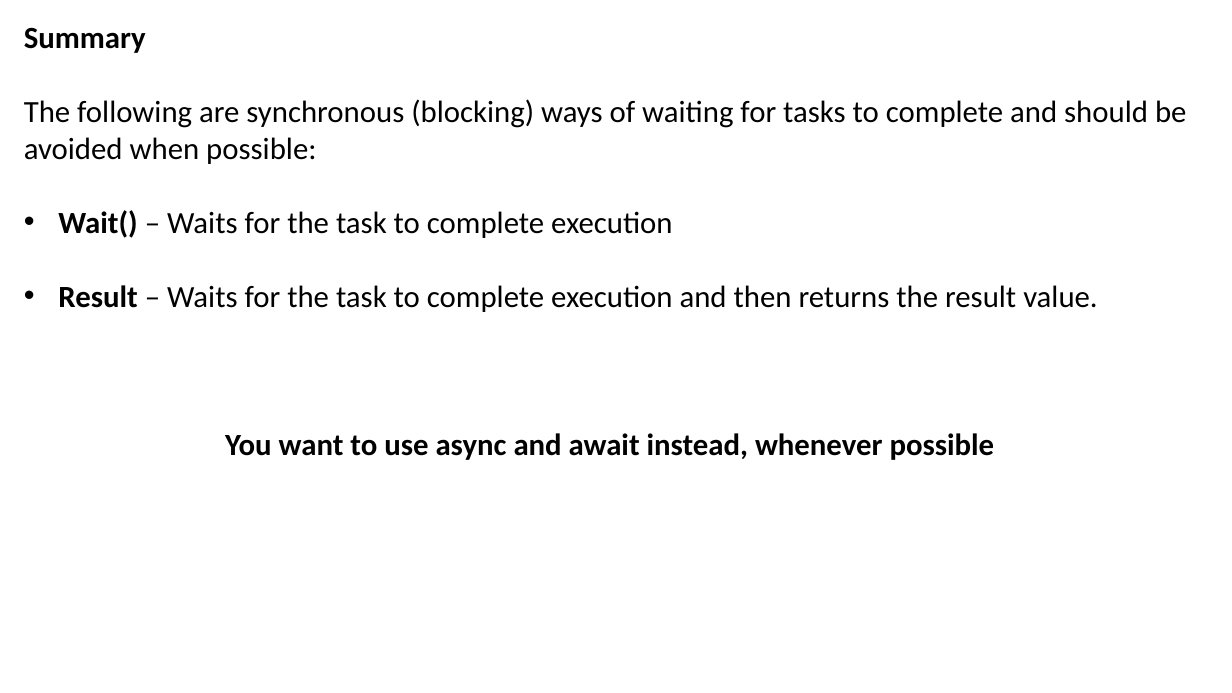
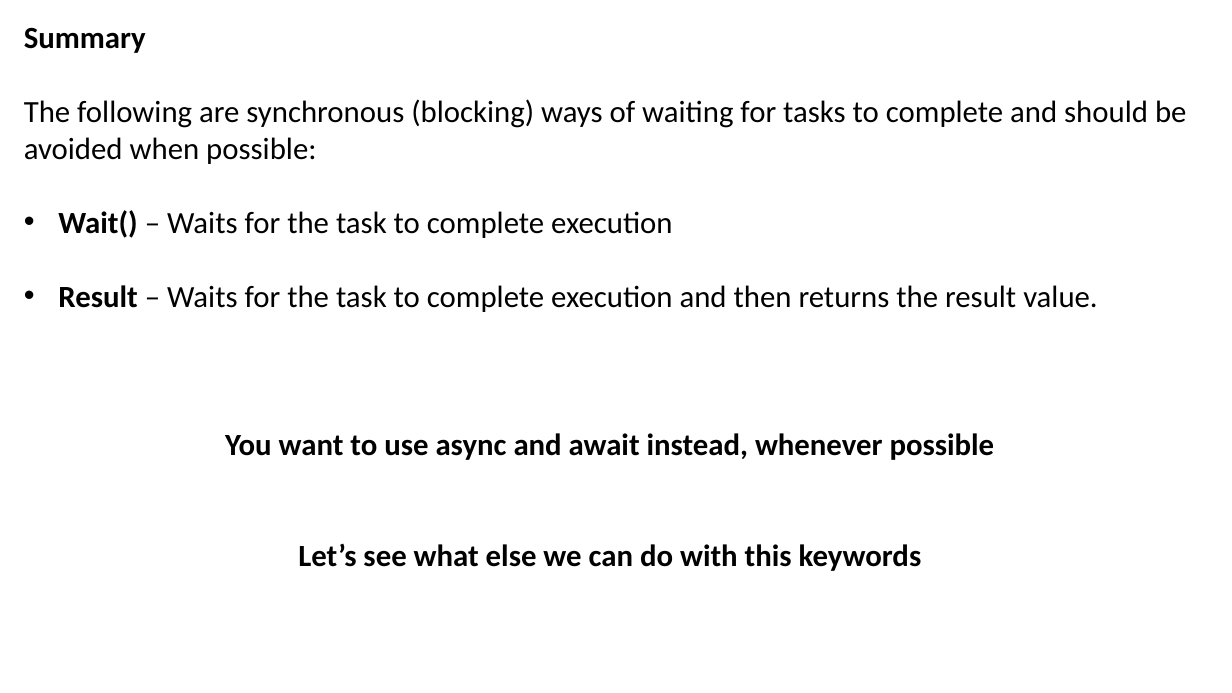
Before and after one commit to JoshKain/AsyncAwaitQuiz, a slide deck: slide 18 of Async and await presentation.pptx. Drawn at 1232x693 pixels with LibreOffice and Linux fonts; fonts in the diff are those of the drawing. Boxes give left, top, right and bottom in pixels: in the first picture for what was removed or moved away, otherwise in the second. Text is boxed around its words. In the diff, an @@ line names an element or a change of style, - is before the commit and + after.

Commit message:
Updated slides

```diff
--- a/Async and await presentation.pptx
+++ b/Async and await presentation.pptx
@@ text at (298, 543, 922, 571): paragraph added @@
+Let’s see what else we can do with this keywords
```
Also in this commit, not shown: 1 other slide changed, 1 slide removed.
